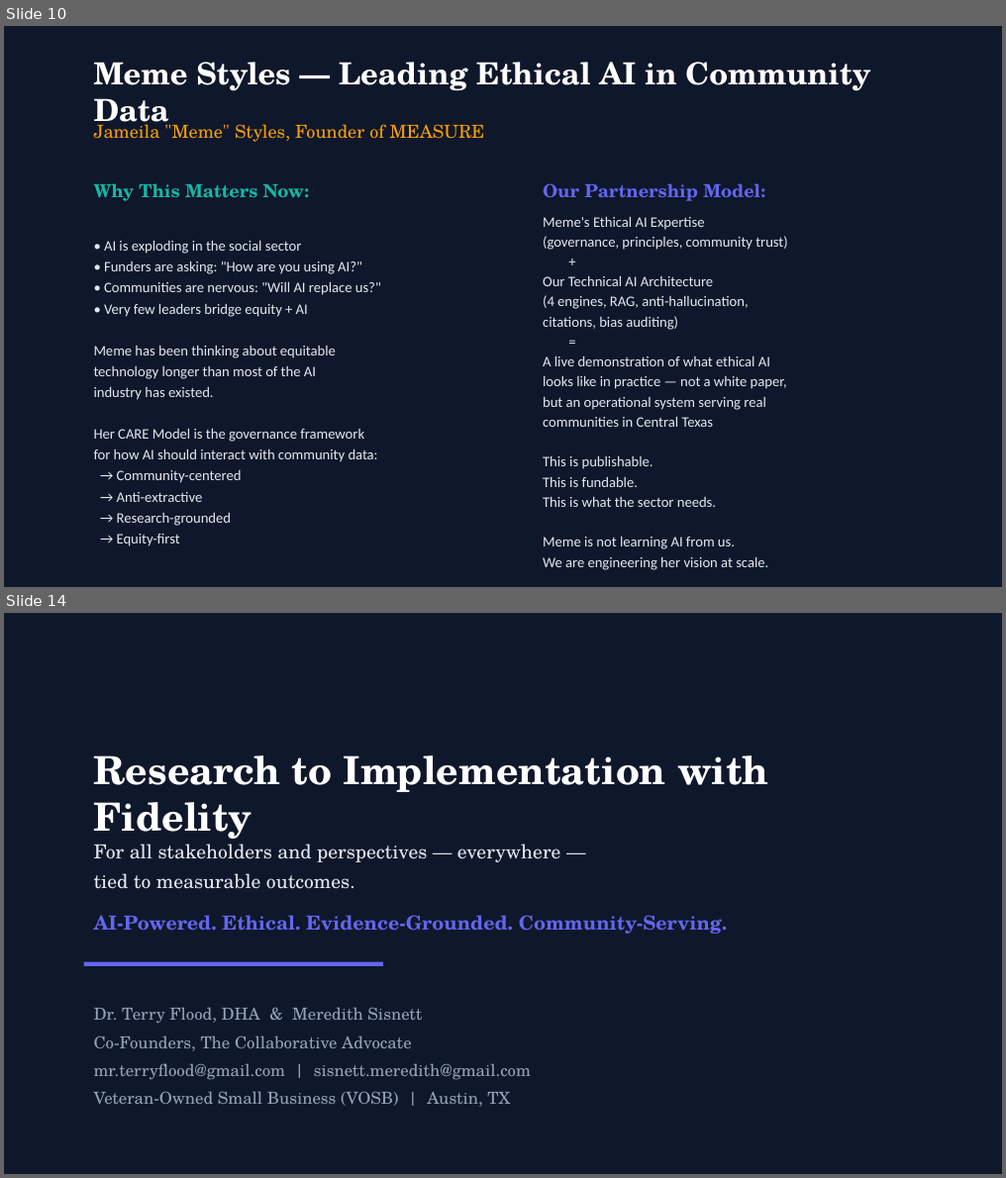
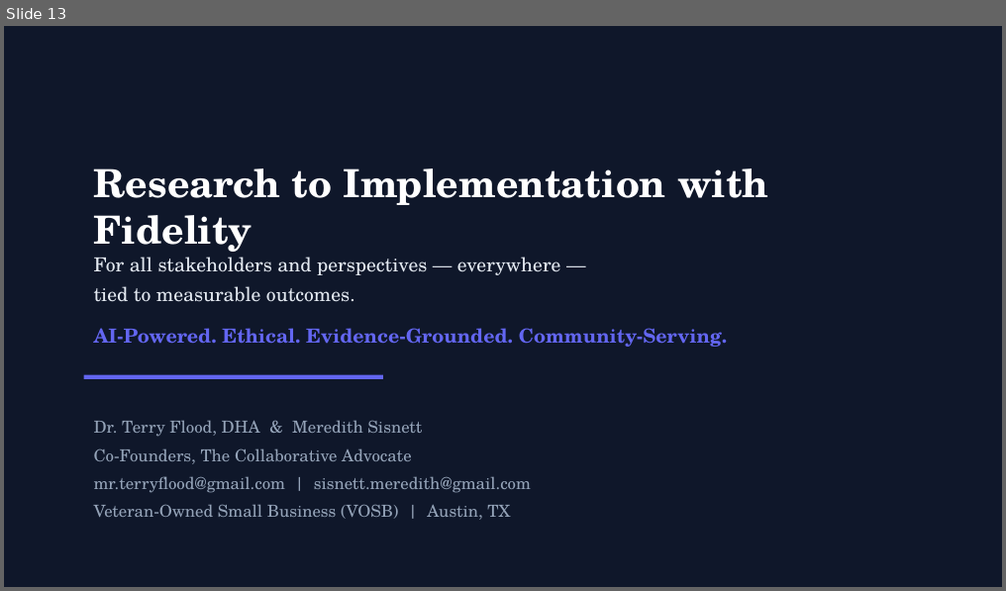
Before and after one commit to mrterryflood-ui/Thriveup, a slide deck: attached_assets/ThriveUp_RPLICE_MEASURE_Improved.pptx. Shown one above the other, each under a label of ours: slides 10 and 14 before the commit, slide 13 after it; the slides between them are not shown. The pictures are 1006x1178 and 1006x591 pixels, drawn with LibreOffice and Linux fonts; fonts in the diff are those of the drawing. Boxes give left, top, right and bottom in pixels: in the first picture for what was removed or moved away, otherwise in the second. Text is boxed around its words. In the diff, an @@ line names an element or a change of style, - is before the commit and + after.

```diff
--- a/attached_assets/ThriveUp_RPLICE_MEASURE_Improved.pptx
+++ b/attached_assets/ThriveUp_RPLICE_MEASURE_Improved.pptx
@@ slide 10 removed at (4, 26, 1002, 587), background #0F172A @@
@@ text removed at (94, 62, 870, 132) @@
-Meme Styles — Leading Ethical AI in Community Data
@@ text removed at (94, 119, 485, 142) @@
-Jameila "Meme" Styles, Founder of MEASURE
@@ text removed at (94, 183, 309, 201) @@
-Why This Matters Now:
@@ text removed at (543, 183, 765, 201) @@
-Our Partnership Model:
@@ text removed at (543, 216, 788, 570) @@
-Meme's Ethical AI Expertise
-(governance, principles, community trust)
-+
-Our Technical AI Architecture
-(4 engines, RAG, anti-hallucination,
-citations, bias auditing)
-=
-A live demonstration of what ethical AI
-looks like in practice — not a white paper,
-but an operational system serving real
-communities in Central Texas
-This is publishable.
-This is fundable.
-This is what the sector needs.
-Meme is not learning AI from us.
-We are engineering her vision at scale.
@@ text removed at (94, 240, 381, 547) @@
-• AI is exploding in the social sector
-• Funders are asking: "How are you using AI?"
-• Communities are nervous: "Will AI replace us?"
-• Very few leaders bridge equity + AI
-Meme has been thinking about equitable
-technology longer than most of the AI
-industry has existed.
-Her CARE Model is the governance framework
-for how AI should interact with community data:
-→ Community-centered
-→ Anti-extractive
-→ Research-grounded
-→ Equity-first
@@ what was slide 14 is now slide 13 @@
```
Also in this commit, not shown: 10 slides changed, 2 slides added, 1 other slide removed, 2 other files.
